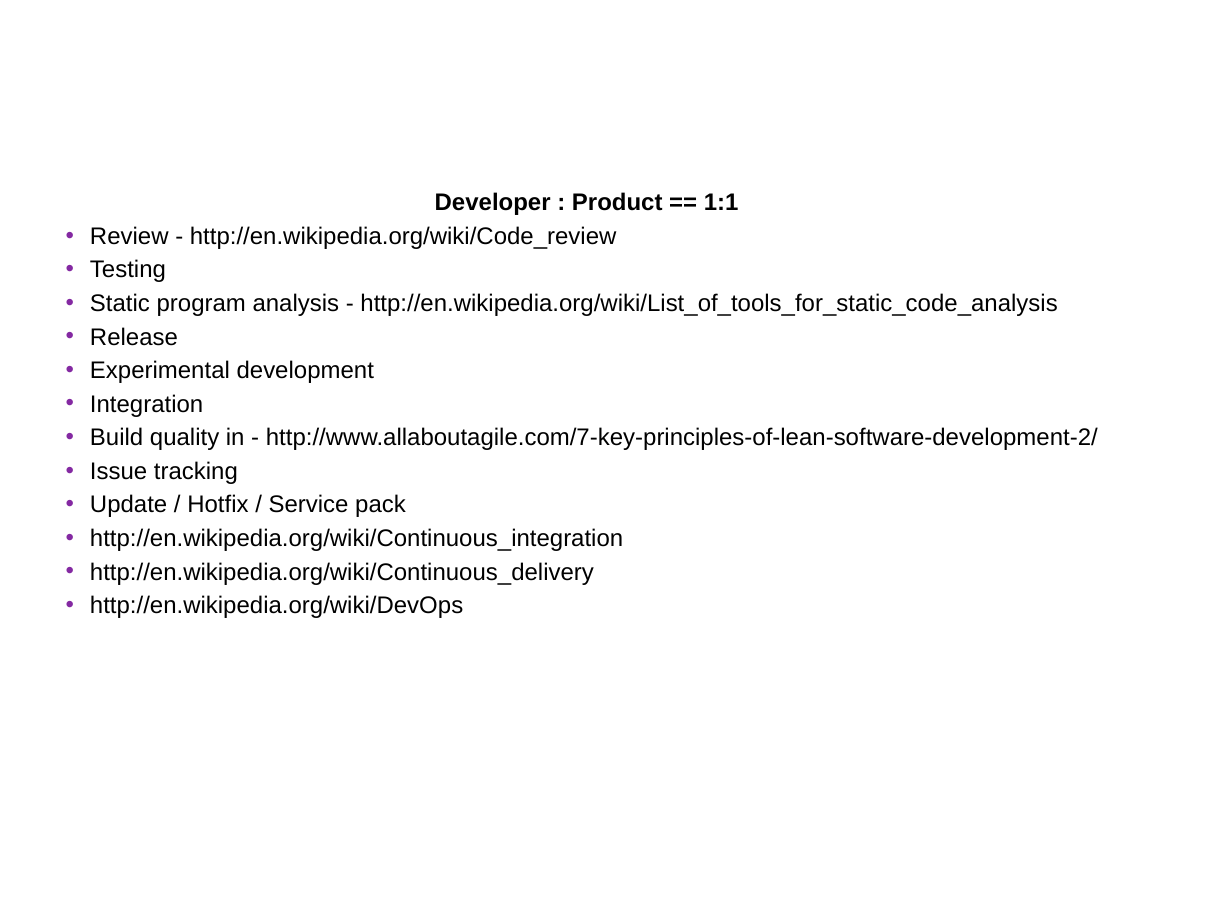
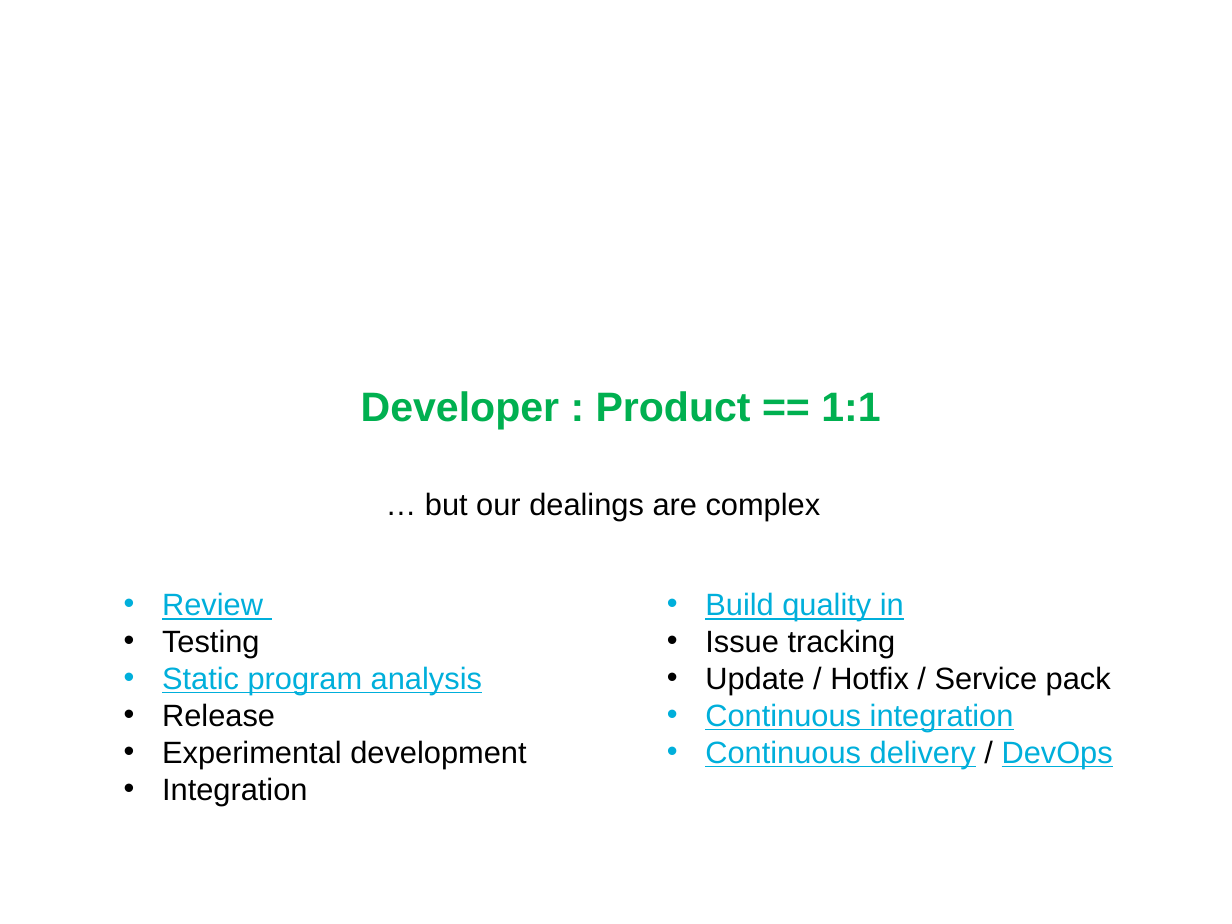
Before and after one commit to UncleCJ/hicollegegit, a slide deck: slide 7 of Intro_to_SCM_and_Git-presentation.pptm. Drawn at 1232x924 pixels with LibreOffice and Linux fonts; fonts in the diff are those of the drawing; background and template pictures are left out. Boxes give left, top, right and bottom in pixels: in the first picture for what was removed or moved away, otherwise in the second. Text is boxed around its words. In the diff, an @@ line names an element or a change of style, - is before the commit and + after.

Commit message:
Cleaned up definitions and added regarding ultimate goal

```diff
--- a/Intro_to_SCM_and_Git-presentation.pptm
+++ b/Intro_to_SCM_and_Git-presentation.pptm
@@ text at (90,226,1098,618): paragraphs removed @@
-• Review - http://en.wikipedia.org/wiki/Code_review
-• Testing
-• Static program analysis - http://en.wikipedia.org/wiki/List_of_tools_for_static_code_analysis
-• Release
-• Experimental development
-• Integration
-• Build quality in - http://www.allaboutagile.com/7-key-principles-of-lean-software-development-2/
-• Issue tracking
-• Update / Hotfix / Service pack
-• http://en.wikipedia.org/wiki/Continuous_integration
-• http://en.wikipedia.org/wiki/Continuous_delivery
-• http://en.wikipedia.org/wiki/DevOps
@@ text "Developer : Product == 1:1": place and size @@
-text "Developer : Product == 1:1" at (90,192,1098,618)
+text "Developer : Product == 1:1" at (361,391,880,430)
@@ text "Developer : Product == 1:1" at (361,391,880,430): size 14 to 24 pt, text colour #000000 to #00B050; more space between paragraphs @@
@@ text added at (425,492,821,520), 18 pt, text #000000 @@
+… but our dealings are complex
@@ text added at (162,592,526,805), 18 pt, text #000000 @@
+• Review
+• Testing
+• Static program analysis
+• Release
+• Experimental development
+• Integration
@@ text added at (705,592,1113,768), 18 pt, text #00AFDB, underline @@
+• Build quality in
+• Issue tracking
+• Update / Hotfix / Service pack
+• Continuous integration
+• Continuous delivery / DevOps
```
Also in this commit, not shown: 3 other slides changed.
